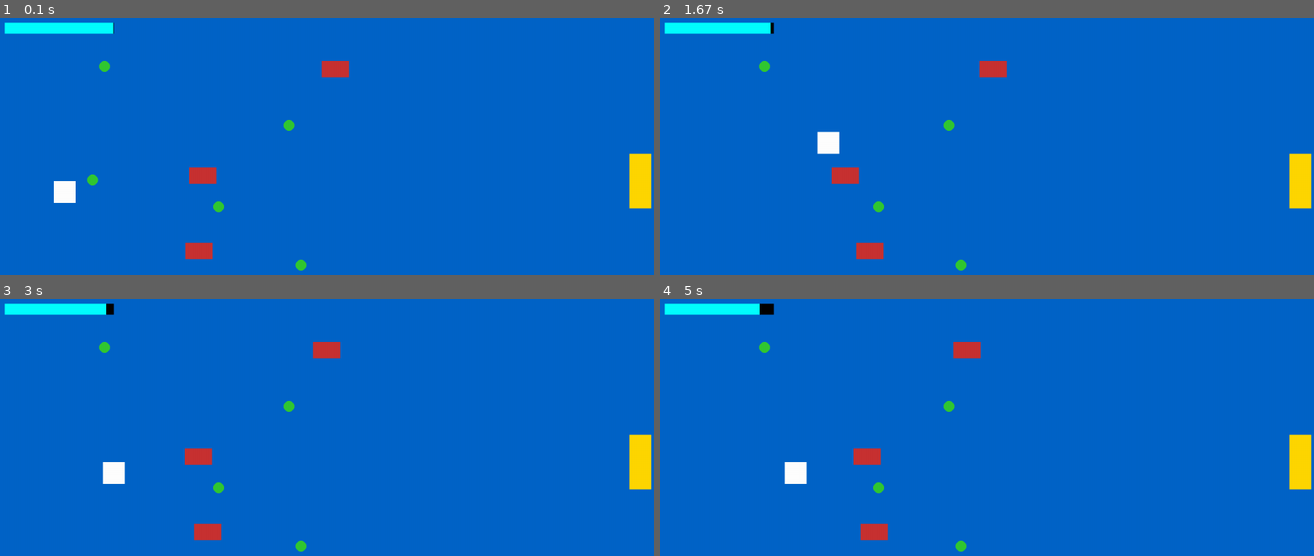
Above: before the commit, frames 1-4 (two rows, left to right).
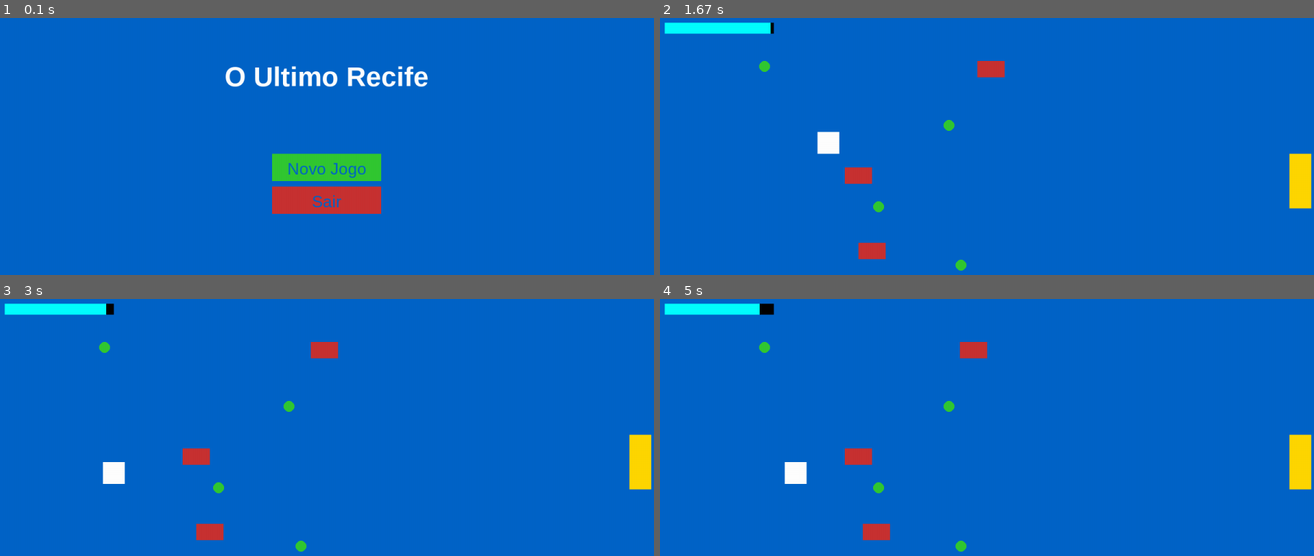
Above: after the commit, the same moments.

Repository: josecjunior7/The_Last_Recife
Game: pygame game, started from main.py
The game is run twice, just before and just after one commit, with the same random seed, the same clock (stepped at 60 frames per second) and the same inputs.
Inputs (mouse positions are in pixels of both pictures, inside the frame that each line leads up to):
- Up to frame 1 (0.1 s): no input
- Up to frame 2 (1.67 s): press the mouse at (987, 167) at 0.37 s; move the mouse to (1019, 233) at 0.47 s; release the mouse at (outside the picture) at 0.6 s; hold Right 0.67-1.13 s; move the mouse to (784, 154) at 0.7 s; hold Up 1.17-1.47 s; hold Right from 1.5 s (still down)
- Up to frame 3 (3 s): release Right at 1.97 s; hold Left 2-2.53 s; hold Down 2.57-2.87 s; hold Left from 2.9 s (still down)
- Up to frame 4 (5 s): release Left at 3.3 s; hold Up 3.33-3.7 s; hold Right 3.73-4.37 s; hold Down 4.4-4.77 s; hold Left from 4.8 s (still down)

The runs differ from the first frame. In frame 1, 7.5% of the frame differs, in the area x 0-100%, y 1-99%; in frame 2, 0.4%; in frame 3, 0.2%; in frame 4, 0.4%.

Commit message:
menu added

Diff:
--- a/main.py
+++ b/main.py
@@ -4,11 +4,14 @@
 from src.entities.player import *
 from src.entities.enemy import *
 from src.scenes.maps import *
+from src.scenes.menu import menu
+
 
 # Inicializa pygame
 pygame.init()
 
-
+# antes de rodar o jogo, chama o menu
+escolha = menu(TELA, clock)
 
 # Loop principal
 rodando = True
--- a/src/scenes/menu.py
+++ b/src/scenes/menu.py
@@ -0,0 +1,48 @@
+import pygame
+import sys
+from config import *
+
+pygame.init()
+
+fonte_titulo = pygame.font.SysFont("arial", 50, bold=True)
+fonte_opcoes = pygame.font.SysFont("arial", 30)
+
+def desenhar_texto(tela, texto, fonte, cor, x, y):
+    render = fonte.render(texto, True, cor)
+    tela.blit(render, (x - render.get_width() // 2, y))
+
+def menu(tela, clock):
+    rodando = True
+    while rodando:
+        tela.fill(AZUL)
+
+        for evento in pygame.event.get():
+            if evento.type == pygame.QUIT:
+                pygame.quit()
+                sys.exit()
+
+        mouse = pygame.mouse.get_pos()
+        clique = pygame.mouse.get_pressed()
+
+        # título
+        desenhar_texto(tela, "O Ultimo Recife", fonte_titulo, BRANCO, LARGURA // 2, 80)
+
+        # botão jogar
+        jogar_rect = pygame.Rect(500, 250, 200, 50)
+        pygame.draw.rect(tela, VERDE, jogar_rect)
+        desenhar_texto(tela, "Novo Jogo", fonte_opcoes, AZUL, jogar_rect.centerx, jogar_rect.y + 10)
+
+        if jogar_rect.collidepoint(mouse) and clique[0]:
+            return "jogar"
+
+        # botão sair
+        sair_rect = pygame.Rect(500, 310, 200, 50)
+        pygame.draw.rect(tela, VERMELHO, sair_rect)
+        desenhar_texto(tela, "Sair", fonte_opcoes, AZUL, sair_rect.centerx, sair_rect.y + 10)
+
+        if sair_rect.collidepoint(mouse) and clique[0]:
+            pygame.quit()
+            sys.exit()
+
+        pygame.display.flip()
+        clock.tick(FPS)
